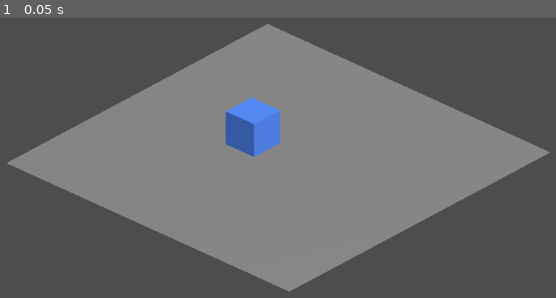
Above: before the commit, frame 1.
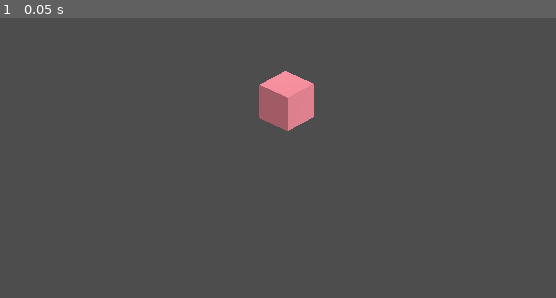
Above: after the commit, the same moment.

Repository: leo-petrucci/selective-pixelation-demo
Game: Godot game, scene res://Pixelation.tscn
Two runs of this game, one before a commit and one after it. Both use one fixed random seed, a clock stepped at 60 frames per second and the inputs below. The project has no main scene, so this scene is started directly.
Inputs:
- Up to frame 1 (0.05 s): no input

The runs differ from the first frame. In frame 1, 47% of the frame differs, in the area x 1-99%, y 2-98%.
Error after the commit: Cannot call method 'shader_compile_spirv_from_source' on a null value. (res://DepthScene/MainViewportComposite.gd:88)

Commit message:
Update stuff

Diff:
--- a/Pixelation.tscn
+++ b/Pixelation.tscn
@@ -1,12 +1,28 @@
-[gd_scene load_steps=13 format=3 uid="uid://bb5wmpnuptfmw"]
+[gd_scene load_steps=19 format=3 uid="uid://bb5wmpnuptfmw"]
 
-[ext_resource type="Script" uid="uid://wvip6wwp2cj6" path="res://src/scenes/Camera/Camera.gd" id="1_qxvj5"]
-[ext_resource type="Script" uid="uid://qhx6ryp57xon" path="res://PixelateEffect.gd" id="1_u6uiu"]
-[ext_resource type="Script" uid="uid://c7nuq0uqn17pe" path="res://PixelateStylizerEffect.gd" id="3_uopu5"]
+[ext_resource type="Script" uid="uid://ctf16yxdufstx" path="res://DepthScene/MainViewportComposite.gd" id="1_cwq4j"]
+[ext_resource type="Script" uid="uid://cr36k2ihhlwoo" path="res://PixelateEffect.gd" id="1_u6uiu"]
+[ext_resource type="Resource" uid="uid://bqwrrjyevld6j" path="res://MapViewportDepthBuffer.tres" id="2_konoi"]
+[ext_resource type="Script" uid="uid://cmnxxt0wl77qn" path="res://DepthScene/SubViewportRendering.gd" id="3_73hu7"]
+[ext_resource type="Script" uid="uid://3skkdvu2ys6b" path="res://PixelateStylizerEffect.gd" id="3_uopu5"]
+[ext_resource type="Script" uid="uid://ddoab2cudw5js" path="res://DepthScene/SubViewportDepthCapture.gd" id="6_f0oaa"]
+
+[sub_resource type="CompositorEffect" id="CompositorEffect_hthu2"]
+resource_local_to_scene = false
+resource_name = ""
+enabled = true
+effect_callback_type = 4
+needs_motion_vectors = false
+needs_normal_roughness = false
+script = ExtResource("1_cwq4j")
+shared_depth = ExtResource("2_konoi")
+metadata/_custom_type_script = "uid://ctf16yxdufstx"
+
+[sub_resource type="Compositor" id="Compositor_cwq4j"]
+compositor_effects = Array[CompositorEffect]([SubResource("CompositorEffect_hthu2")])
 
 [sub_resource type="StandardMaterial3D" id="StandardMaterial3D_uopu5"]
 render_priority = 1
-transparency = 1
 albedo_color = Color(0.99718195, 0.5719351, 0.6343763, 1)
 
 [sub_resource type="BoxMesh" id="BoxMesh_konoi"]
@@ -35,31 +51,43 @@
 [sub_resource type="CompositorEffect" id="CompositorEffect_u6uiu"]
 resource_local_to_scene = false
 resource_name = ""
-enabled = true
+enabled = false
 effect_callback_type = 3
 access_resolved_color = false
 access_resolved_depth = false
 needs_motion_vectors = false
 needs_normal_roughness = true
 script = ExtResource("3_uopu5")
-edge_thickness = 3.0
+shadow_strength = 1.0
+highlight_strength = 1.0
+edge_thickness = 4.0
 metadata/_custom_type_script = "uid://c7nuq0uqn17pe"
 
+[sub_resource type="CompositorEffect" id="CompositorEffect_konoi"]
+resource_local_to_scene = false
+resource_name = ""
+enabled = true
+effect_callback_type = 4
+needs_motion_vectors = false
+needs_normal_roughness = false
+script = ExtResource("6_f0oaa")
+shared_buffer = ExtResource("2_konoi")
+metadata/_custom_type_script = "uid://ddoab2cudw5js"
+
 [sub_resource type="Compositor" id="Compositor_afcaj"]
-compositor_effects = Array[CompositorEffect]([SubResource("CompositorEffect_uopu5"), SubResource("CompositorEffect_u6uiu")])
+compositor_effects = Array[CompositorEffect]([SubResource("CompositorEffect_uopu5"), SubResource("CompositorEffect_u6uiu"), SubResource("CompositorEffect_konoi")])
 
 [node name="Pixelation" type="Node3D"]
 
 [node name="Camera" type="Camera3D" parent="."]
 transform = Transform3D(0.67815965, 0.36188927, -0.6396371, 0, 0.87035567, 0.49242356, 0.7349146, -0.3339418, 0.5902401, -5.236, 5.112, 5.294)
 cull_mask = 2
+compositor = SubResource("Compositor_cwq4j")
 projection = 1
 current = true
 size = 11.67
 near = 0.621
 far = 3919.4
-script = ExtResource("1_qxvj5")
-metadata/_custom_type_script = "uid://wvip6wwp2cj6"
 
 [node name="NormalCube" type="MeshInstance3D" parent="."]
 transform = Transform3D(1, 0, 0, 0, 1, 0, 0, 0, 1, 1.7207558, 0.48088872, -1.3000727)
@@ -74,6 +102,7 @@
 layers = 2147483647
 
 [node name="SubViewportContainer" type="SubViewportContainer" parent="."]
+visible = false
 anchors_preset = 15
 anchor_right = 1.0
 anchor_bottom = 1.0
@@ -84,7 +113,8 @@
 [node name="MapViewport" type="SubViewport" parent="SubViewportContainer"]
 handle_input_locally = false
 size = Vector2i(1152, 648)
-render_target_update_mode = 4
+render_target_update_mode = 0
+script = ExtResource("3_73hu7")
 
 [node name="WorldEnvironment" type="WorldEnvironment" parent="SubViewportContainer/MapViewport"]
 environment = SubResource("Environment_f0oaa")
@@ -108,5 +138,3 @@
 size = 11.67
 near = 0.621
 far = 3919.4
-script = ExtResource("1_qxvj5")
-metadata/_custom_type_script = "uid://wvip6wwp2cj6"
Not shown: 1 places in MapViewportDepthBuffer.tres that only renumber resources
